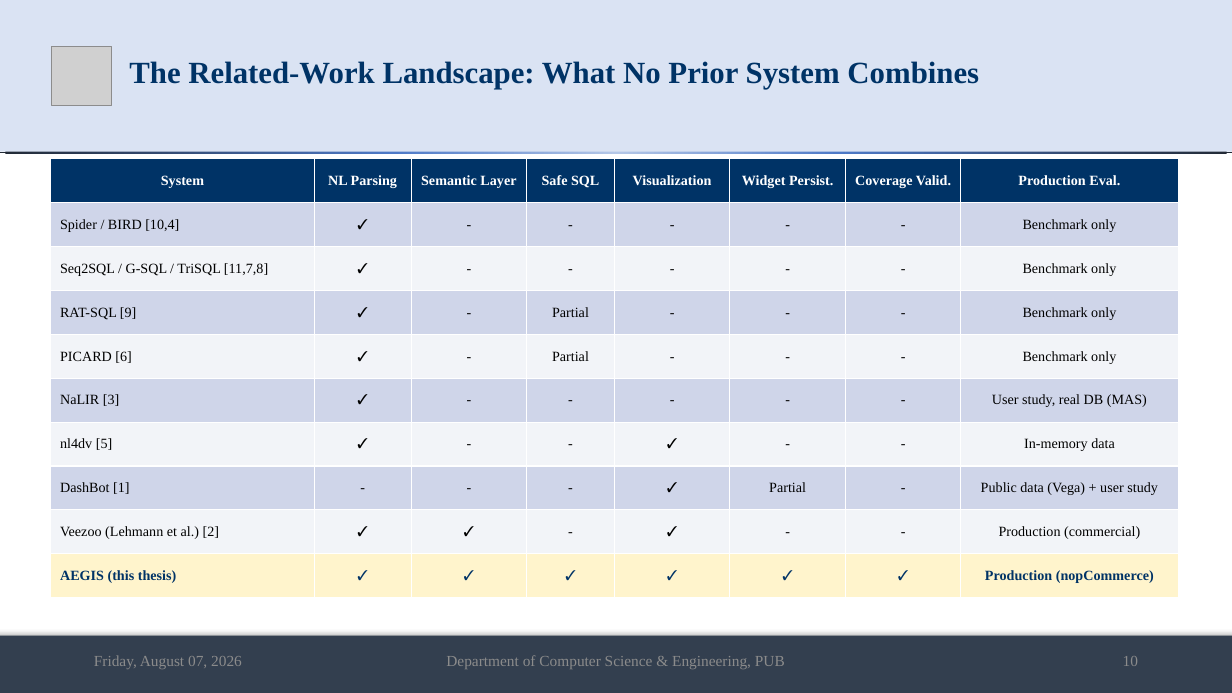
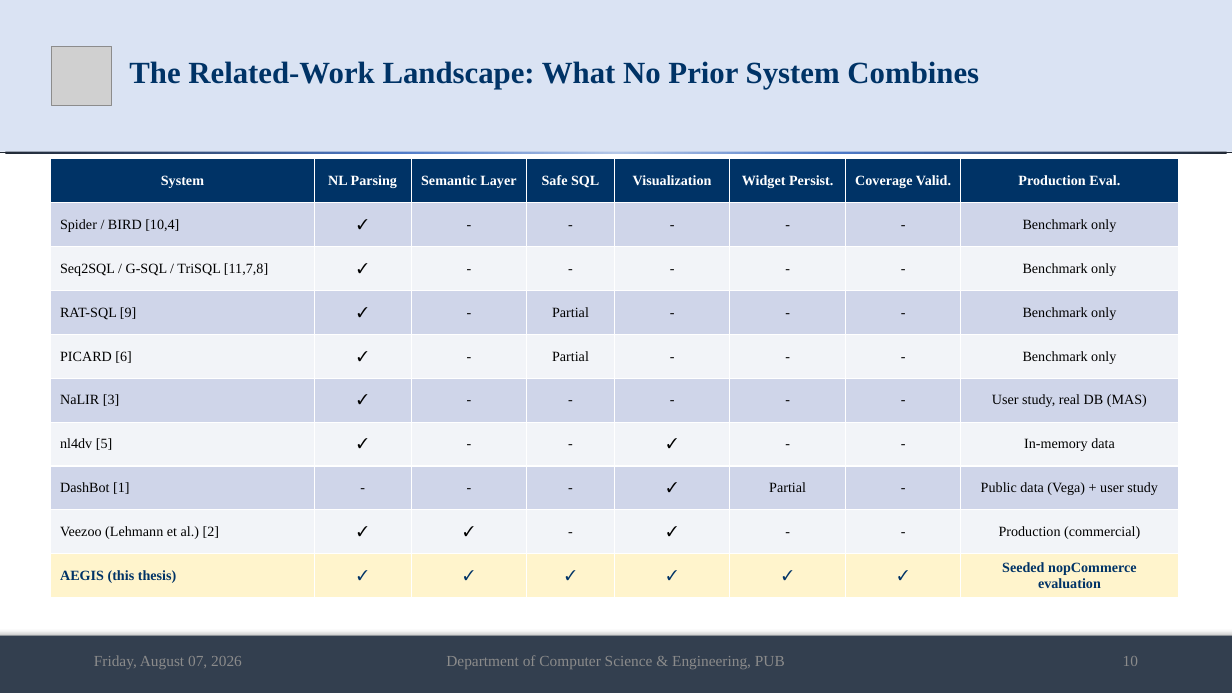
Before and after one commit to md-riaz/AEGIS-Research, a slide deck: slide 10 of docs/scripts/Md_Riaz_Mid_Defense_Final_0322310105101024.pptx. Drawn at 1232x693 pixels with LibreOffice and Linux fonts; fonts in the diff are those of the drawing; grey boxes stand for pictures. Boxes give left, top, right and bottom in pixels: in the first picture for what was removed or moved away, otherwise in the second. Text is boxed around its words. In the diff, an @@ line names an element or a change of style, - is before the commit and + after.

```diff
--- a/docs/scripts/Md_Riaz_Mid_Defense_Final_0322310105101024.pptx
+++ b/docs/scripts/Md_Riaz_Mid_Defense_Final_0322310105101024.pptx
@@ table at (x1=51, y1=159, x2=1178, y2=598) @@
-row 10, column 8: Production (nopCommerce)
+row 10, column 8: Seeded nopCommerce evaluation
```
Also in this commit, not shown: 11 other slides changed, 1 slide added, 33 other files.
